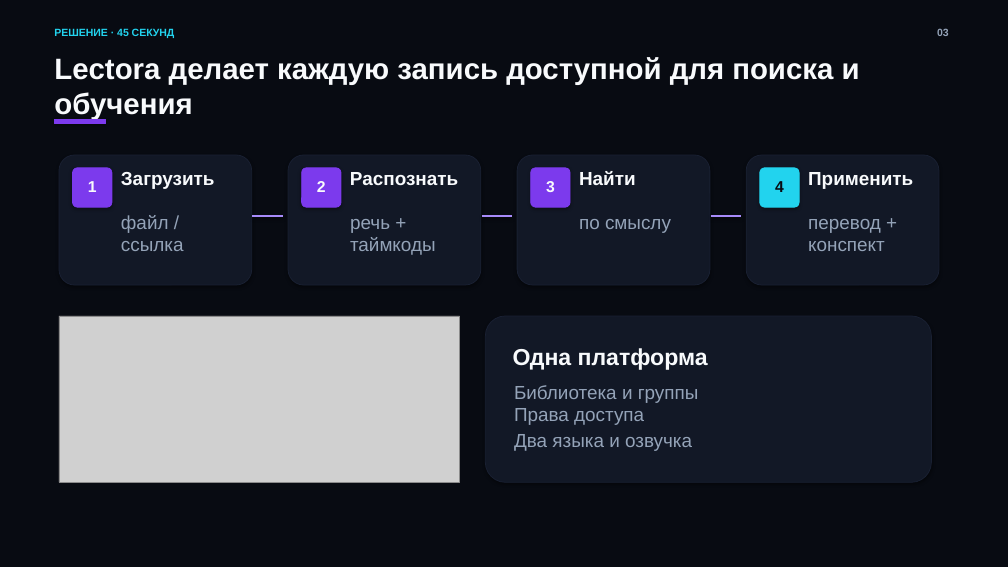
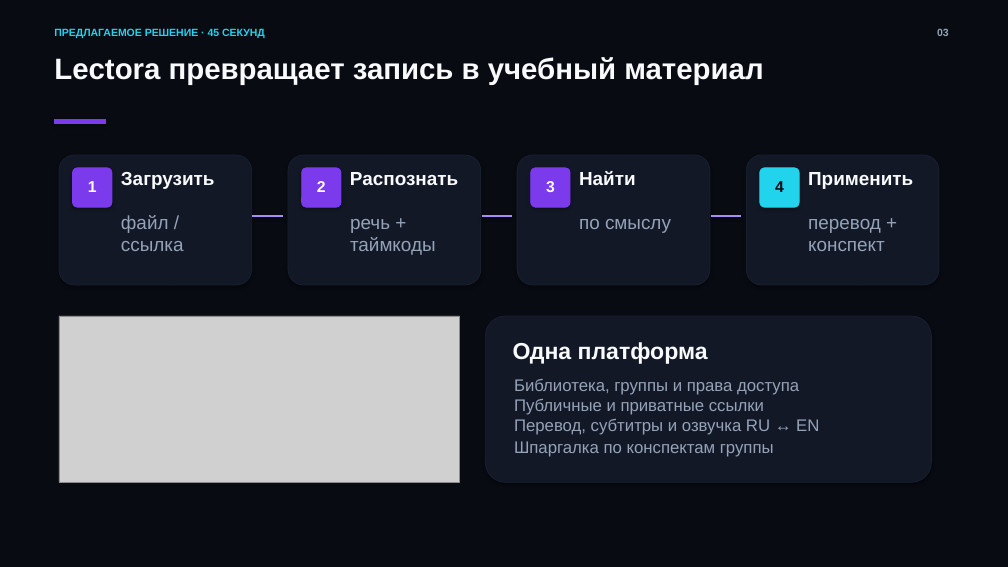
Before and after one commit to byteguru8211/Lectora, a slide deck: slide 3 of docs/presentation/lectora-hackathon-defense.pptx. Drawn at 1008x567 pixels with LibreOffice and Linux fonts; fonts in the diff are those of the drawing; grey boxes stand for pictures. Boxes give left, top, right and bottom in pixels: in the first picture for what was removed or moved away, otherwise in the second. Text is boxed around its words. In the diff, an @@ line names an element or a change of style, - is before the commit and + after.

```diff
--- a/docs/presentation/lectora-hackathon-defense.pptx
+++ b/docs/presentation/lectora-hackathon-defense.pptx
@@ text at bbox=[54, 28, 265, 38]: text changed @@
-РЕШЕНИЕ · 45 СЕКУНД
+ПРЕДЛАГАЕМОЕ РЕШЕНИЕ · 45 СЕКУНД
@@ text at bbox=[54, 57, 763, 85]: text changed @@
-Lectora делает каждую запись доступной для поиска и обучения
+Lectora превращает запись в учебный материал
@@ text "Одна платформа": place and size @@
-text "Одна платформа" at bbox=[513, 348, 708, 370]
+text "Одна платформа" at bbox=[513, 342, 708, 364]
@@ text at bbox=[514, 379, 819, 457]: text changed; size 18 to 16 pt @@
-Библиотека и группы
-Права доступа
-Два языка и озвучка
+Библиотека, группы и права доступа
+Публичные и приватные ссылки
+Перевод, субтитры и озвучка RU ↔ EN
+Шпаргалка по конспектам группы
```
Also in this commit, not shown: 5 other slides changed, 1 slide removed, 1 other file.
